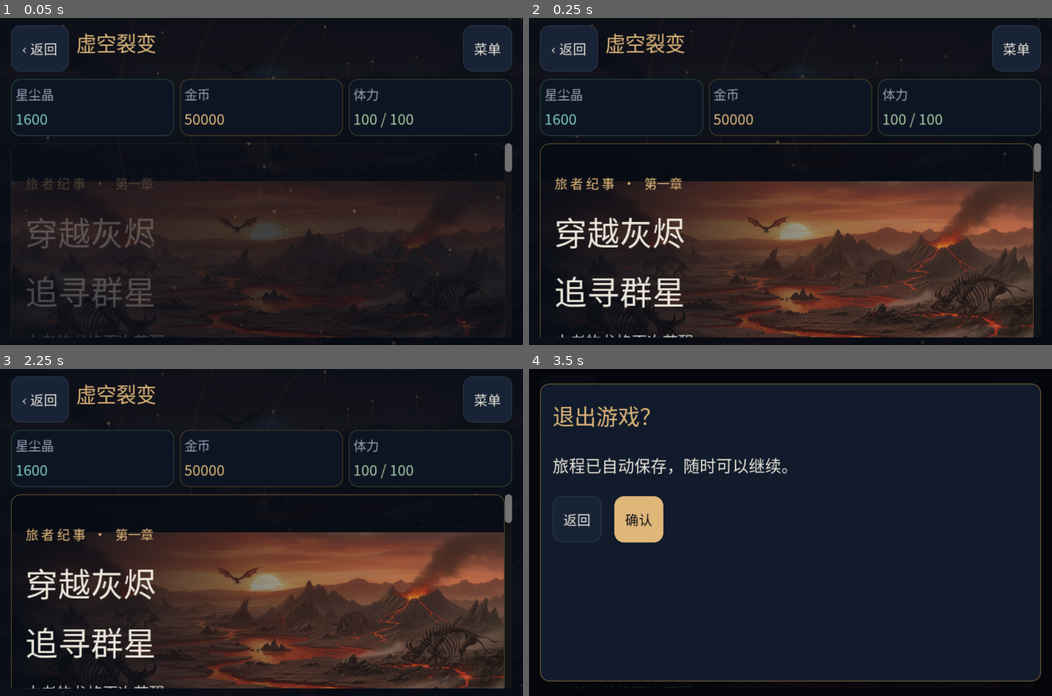
Above: before the commit, frames 1-4 (two rows, left to right).
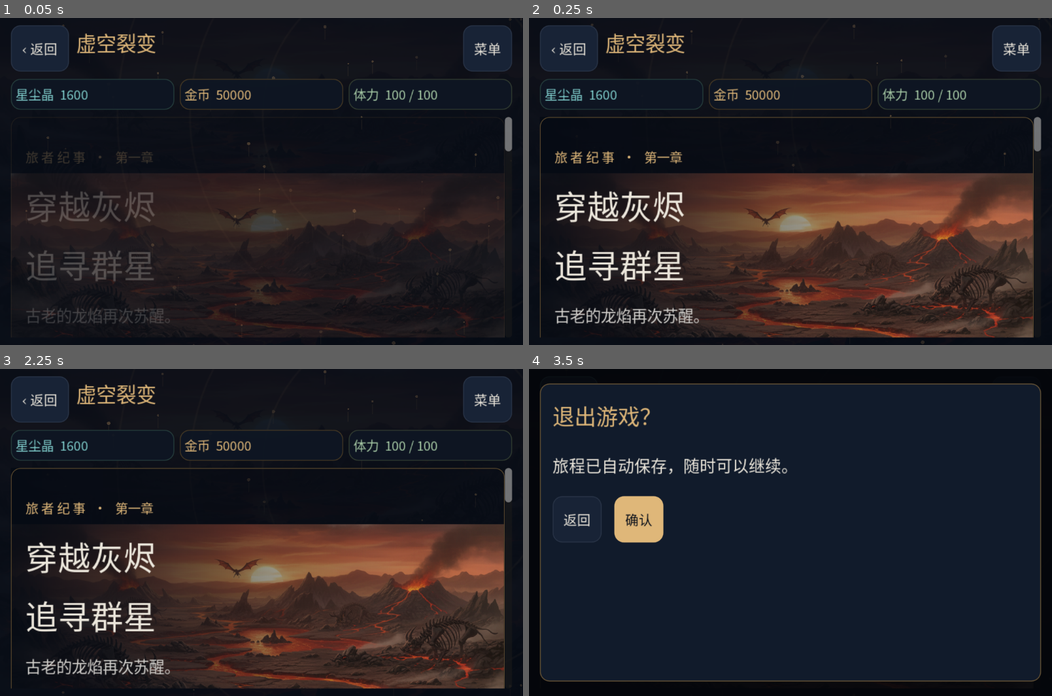
Above: after the commit, the same moments.

Repository: Catfish872/gachaWeb
Game: Godot game, scene res://main.tscn
The game is run twice, just before and just after one commit, with the same random seed, the same clock (stepped at 60 frames per second) and the same inputs.
Inputs:
- Up to frame 1 (0.05 s): no input
- Up to frame 2 (0.25 s): no input
- Up to frame 3 (2.25 s): click "‹ 返回" at 0.5 s; click "菜单" at 1.25 s; click "返回" at 2 s
- Up to frame 4 (3.5 s): click "‹ 返回" at 2.75 s

The runs differ from the first frame. In frame 1, 7.9% of the frame differs, in the area x 2-98%, y 21-98%; in frame 2, 20%; in frame 3, 20%; in frame 4, less than 0.1%.

Commit message:
Defer native input actions and fix phone hero clipping and landscape space

Diff:
--- a/godot/scripts/main.gd
+++ b/godot/scripts/main.gd
@@ -72,6 +72,7 @@
 var _touch_previous := Vector2.ZERO
 var _touch_dragging := false
 var _touch_id := -1
+var _ui_input_dispatch := false
 
 func _ready() -> void:
 	var main_font: FontFile = FONT.duplicate()
@@ -133,6 +134,11 @@
 func _input(event: InputEvent) -> void:
 	if not _ready_done:
 		return
+	# GUI callbacks can remove their own ancestors. Keep the tree intact until
+	# Godot has finished propagating this native/emulated input event.
+	if not _ui_input_dispatch:
+		_ui_input_dispatch = true
+		_end_ui_input_dispatch.call_deferred()
 	if event is InputEventMouseButton and event.button_index == MOUSE_BUTTON_LEFT:
 		if not event.pressed and _touch_dragging:
 			get_viewport().set_input_as_handled()
@@ -401,9 +407,12 @@
 	var r: Dictionary = model.state.get("resources", {})
 	for item in [["星尘晶", r.get("diamonds", 0), CYAN], ["金币", r.get("gold", 0), GOLD], ["体力", "%s / %s" % [r.get("stamina", 0), r.get("maxStamina", 100)], Color("a6c9a5")]]:
 		var p := _panel(header_resources, item[2].darkened(0.7), 5 if compact else 12)
-		var col := _vbox(p, 0)
-		_label(col, item[0], 12, MUTED)
-		_label(col, str(item[1]), 16 if compact else 20, item[2])
+		if compact and size.x > size.y:
+			_label(p, "%s  %s" % [item[0], str(item[1])], 14, item[2])
+		else:
+			var col := _vbox(p, 0)
+			_label(col, item[0], 12, MUTED)
+			_label(col, str(item[1]), 16 if compact else 20, item[2])
 
 func _home() -> void:
 	var hero := _scene_panel(main_body, "res://assets/wilderness.png", 370 if not compact else 390)
@@ -422,6 +431,13 @@
 	var actions := _responsive_box(row, compact, 12)
 	_button(actions, "继续旅程   →", func(): navigate("story"), true)
 	_button(actions, "查看当前队伍", func(): navigate("party"))
+	# Font metrics and wrapped text determine the hero's required height.
+	# The clip belongs to the art frame, so its actions must fit inside it.
+	var fit_hero := func():
+		if is_instance_valid(hero) and is_instance_valid(row):
+			hero.custom_minimum_size.y = maxf(390 if compact else 370, row.get_combined_minimum_size().y + 62)
+	row.minimum_size_changed.connect(fit_hero, CONNECT_DEFERRED)
+	fit_hero.call_deferred()
 	var grid := _grid(main_body, 1 if compact else 3)
 	_info_tile(grid, "星辰的回应", "炎龙觉醒", "五星旅者 · 焰龙卡尔迪概率提升", "前往祈愿", func(): navigate("summon"), GOLD)
 	_info_tile(grid, "裂隙之下", "深渊远征", "深入未知领域，选择专属祝福构筑", "挑战深渊", func(): navigate("abyss"), Color("b49cdd"))
@@ -1522,6 +1538,29 @@
 	l.horizontal_alignment = HORIZONTAL_ALIGNMENT_CENTER
 	return l
 
+func _end_ui_input_dispatch() -> void:
+	_ui_input_dispatch = false
+
+func _dispatch_ui_action(source: Control, action: Callable) -> void:
+	if source.get_meta("ui_action_pending", false):
+		return
+	if not _ui_input_dispatch:
+		action.call()
+		return
+	# One pending action per control also protects purchases from duplicate
+	# release events before the deferred action has had a chance to run.
+	source.set_meta("ui_action_pending", true)
+	_complete_ui_action.call_deferred(weakref(source), action)
+
+func _complete_ui_action(source_ref: WeakRef, action: Callable) -> void:
+	var source = source_ref.get_ref()
+	if not is_instance_valid(source) or not source.is_inside_tree() or source.is_queued_for_deletion():
+		return
+	if action.is_valid():
+		action.call()
+	if is_instance_valid(source):
+		source.remove_meta("ui_action_pending")
+
 func _button(parent: Node, text: String, action: Callable, primary: bool = false) -> Button:
 	var b := Button.new()
 	b.text = text
@@ -1539,7 +1578,7 @@
 	b.add_theme_stylebox_override("focus", _box(Color(0, 0, 0, 0), CYAN, 12))
 	b.add_theme_stylebox_override("disabled", _box(Color("111925"), Color("202b3b"), 12))
 	if action.is_valid():
-		b.pressed.connect(action)
+		b.pressed.connect(func(): _dispatch_ui_action(b, action))
 	parent.add_child(b)
 	return b
 
@@ -1664,7 +1703,7 @@
 				var activate: bool = gesture.down and not gesture.drag and not _touch_dragging and card.get_global_rect().has_point(event.global_position)
 				gesture.down = false
 				if activate:
-					action.call()
+					_dispatch_ui_action(card, action)
 		elif event is InputEventMouseMotion and gesture.down:
 			if event.global_position.distance_to(gesture.start) > 8:
 				gesture.drag = true)
--- /dev/null
+++ b/godot/tests/test_input_dispatch.gd
@@ -0,0 +1,66 @@
+extends SceneTree
+
+var app
+var checks := 0
+var failures := 0
+
+func _initialize() -> void:
+	call_deferred("run")
+
+func check(ok: bool, description: String) -> void:
+	checks += 1
+	if not ok:
+		failures += 1
+		push_error("INPUT DISPATCH: " + description)
+
+func frames() -> void:
+	for i in 8:
+		await process_frame
+
+func pointer(at: Vector2, pressed: bool) -> void:
+	var event := InputEventMouseButton.new()
+	event.button_index = MOUSE_BUTTON_LEFT
+	event.position = at
+	event.global_position = at
+	event.pressed = pressed
+	root.push_input(event, true)
+
+func run() -> void:
+	root.size = Vector2i(1080, 1920)
+	app = load("res://main.tscn").instantiate()
+	root.add_child(app)
+	await frames()
+	app.set_process(false)
+	app._show_navigation()
+	await frames()
+	var menu_item: Button = app.overlay.find_child("MenuNav_story", true, false)
+	check(menu_item != null, "Actual menu item exists")
+	var at := menu_item.get_global_rect().get_center()
+	pointer(at, true)
+	pointer(at, false)
+	check(app.current_screen == "home", "Navigation waits until input propagation completes")
+	check(menu_item.is_inside_tree(), "Input target remains in tree throughout release dispatch")
+	check(menu_item.get_meta("ui_action_pending", false), "Native-dispatch action is queued")
+	await frames()
+	check(app.current_screen == "story", "Deferred navigation executes")
+	check(app.overlay.get_child_count() == 0, "Navigation closes modal after dispatch")
+
+	var state := {"calls": 0}
+	var target: Button = app._button(app.main_body, "Dispatch probe", func(): state.calls += 1)
+	pointer(Vector2.ZERO, true)
+	target.pressed.emit()
+	target.pressed.emit()
+	check(state.calls == 0, "Actions defer while input is active")
+	await frames()
+	check(state.calls == 1, "Duplicate pending releases execute once")
+	target.pressed.emit()
+	check(state.calls == 2, "Programmatic calls outside input retain synchronous behavior")
+
+	pointer(Vector2.ZERO, false)
+	target.pressed.emit()
+	app.main_body.remove_child(target)
+	target.queue_free()
+	await frames()
+	check(state.calls == 2, "Obsolete queued controls cannot execute their action")
+	print("INPUT DISPATCH: %d checks; %d failures" % [checks, failures])
+	quit(1 if failures else 0)
--- a/godot/tests/test_mobile_ui.gd
+++ b/godot/tests/test_mobile_ui.gd
@@ -60,7 +60,27 @@
 	check(viewport.encloses(app.shell.get_global_rect()), label + " shell stays within logical viewport")
 	check(viewport.encloses(scroll.get_global_rect()), label + " scroll viewport stays on screen")
 	check(scroll.size.y >= 160, label + " leaves useful page height")
+	if app.size.x > app.size.y:
+		check(app.header_resources.size.y <= 40, label + " landscape wallet uses compact single-line strip")
+		check(scroll.size.y >= app.size.y * 0.65, label + " landscape content receives at least 65 percent of height")
+		for panel in app.header_resources.get_children():
+			var resource_labels: Array[Node] = []
+			for item in descendants(panel):
+				if item is Label:
+					resource_labels.append(item)
+			check(resource_labels.size() == 1, label + " landscape resource label and value share one line")
 	check(app.main_body.get_combined_minimum_size().x <= scroll.size.x + 2, label + " content fits available width")
+	if app.current_screen == "home":
+		# Content outside the page's scroll viewport is reachable by scrolling.
+		# A button outside its own clipped hero ancestor stays truncated forever.
+		var hero: Control = app.main_body.get_child(0)
+		for node in descendants(hero):
+			if node is Button:
+				var ancestor := node.get_parent()
+				while ancestor != app.main_body:
+					if ancestor is Control and ancestor.clip_contents:
+						check(ancestor.get_global_rect().encloses(node.get_global_rect()), label + " hero clip preserves full button: " + node.text)
+					ancestor = ancestor.get_parent()
 	for node in descendants(app.main_body):
 		if node is TextureRect and node.texture != null and "/characters/" in node.texture.resource_path:
 			check(node.stretch_mode == TextureRect.STRETCH_KEEP_ASPECT_CENTERED or node.stretch_mode == TextureRect.STRETCH_KEEP_ASPECT, label + " character artwork preserves complete aspect ratio")
Not shown, changed: .github/workflows/godot-android.yml
Not shown, changed: godot/tests/README_mobile_ui.md
Not shown, changed: godot/tools/android/smoke_test.py
Not shown, added: godot/validation/MOBILE_QA.md
